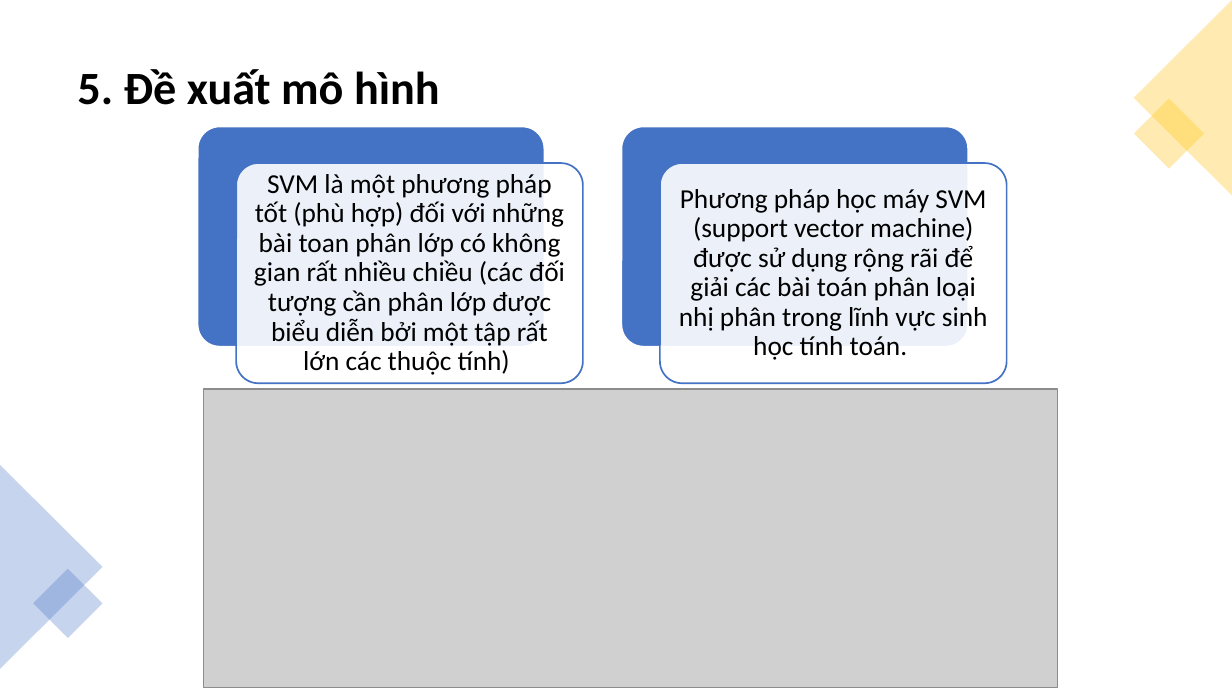
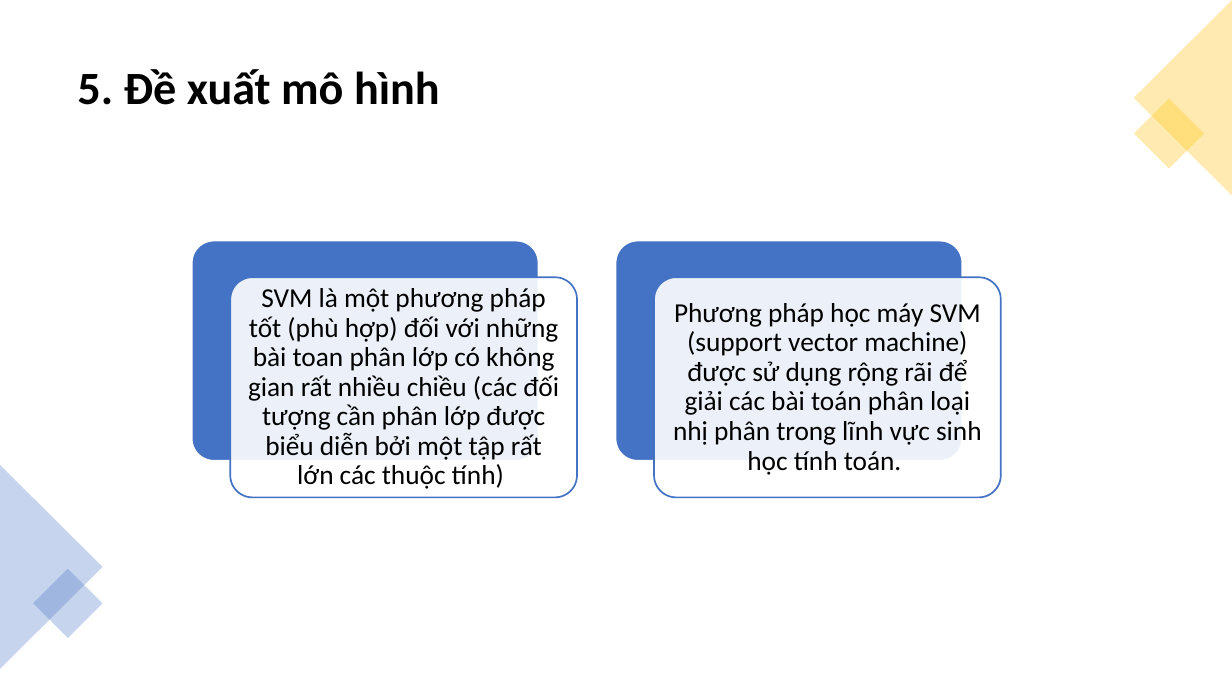
Before and after one commit to dungnguyenhuu/Bioinformatics, a slide deck: slide 7 of Documents/TSH_Slide.pptx. Drawn at 1232x693 pixels with LibreOffice and Linux fonts; fonts in the diff are those of the drawing; grey boxes stand for pictures. Boxes give left, top, right and bottom in pixels: in the first picture for what was removed or moved away, otherwise in the second. Text is boxed around its words. In the diff, an @@ line names an element or a change of style, - is before the commit and + after.

```diff
--- a/Documents/TSH_Slide.pptx
+++ b/Documents/TSH_Slide.pptx
@@ 4 rounded rectangles, 2 texts: place and size @@
-4 rounded rectangles, 2 texts at (197,127,1007,383)
+4 rounded rectangles, 2 texts at (192,240,1000,498)
@@ picture removed at (203,389,1057,687) @@
```
Also in this commit, not shown: 1 other slide changed, 3 slides added.
